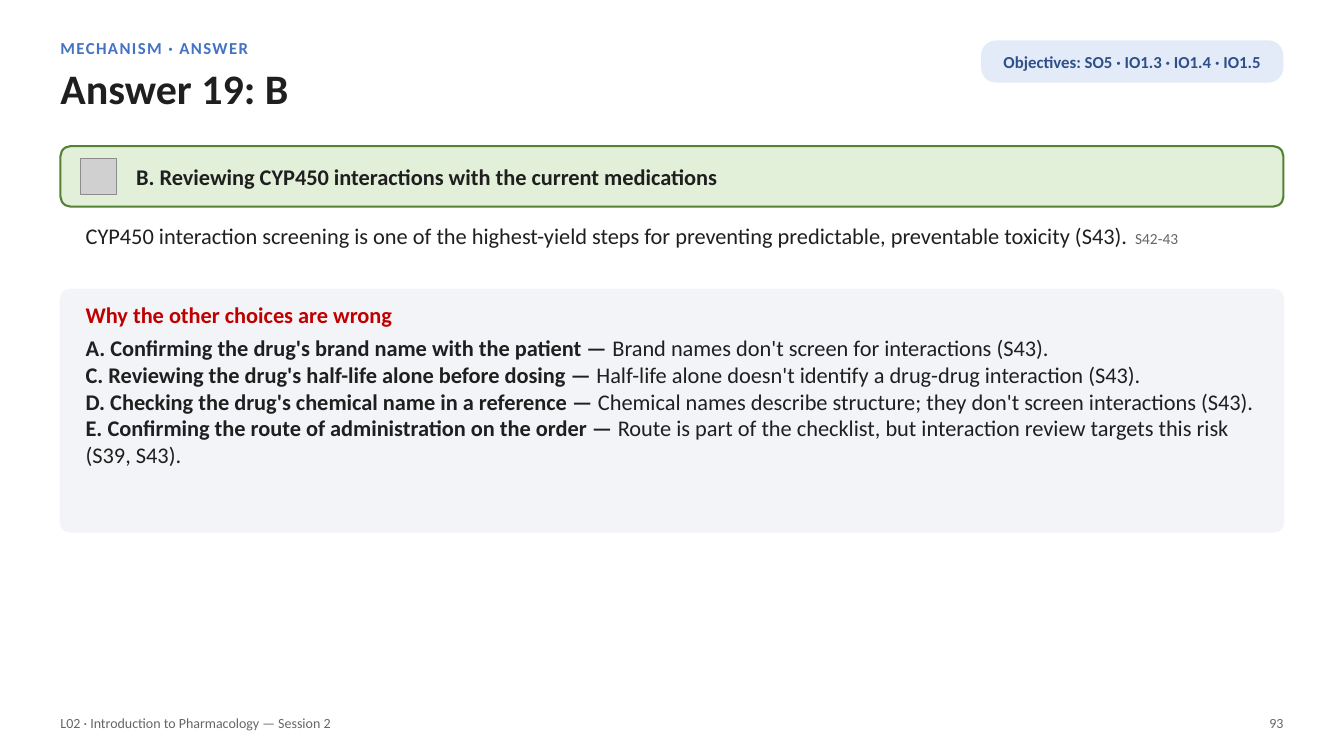
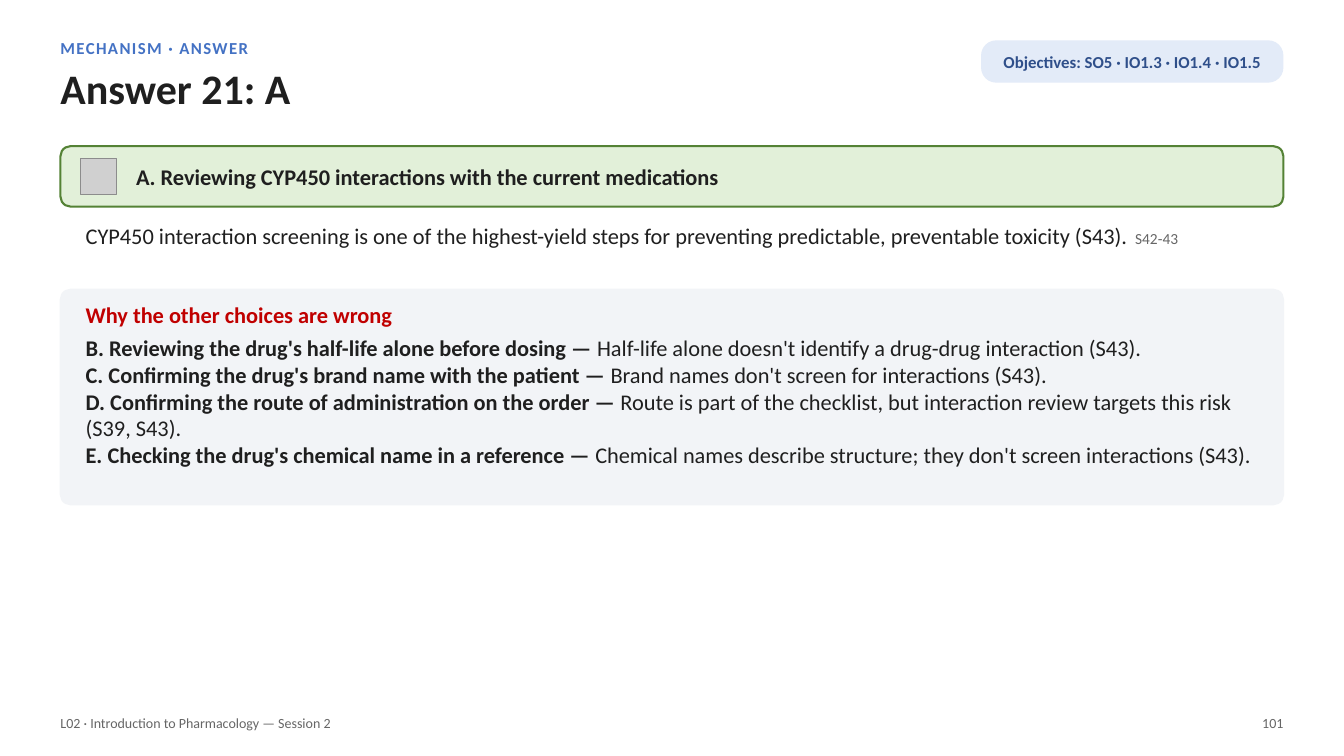
Before and after one commit to bishwokrit/DPAS-Pharm, a slide deck: slide 101 of docs/L02/L02_Unit_1_Introduction_to_Pharmacology_Session_2_study_deck.pptx (slide 93 before the commit). Drawn at 1344x756 pixels with LibreOffice and Linux fonts; fonts in the diff are those of the drawing; grey boxes stand for pictures. Boxes give left, top, right and bottom in pixels: in the first picture for what was removed or moved away, otherwise in the second. Text is boxed around its words. In the diff, an @@ line names an element or a change of style, - is before the commit and + after.

```diff
--- a/docs/L02/L02_Unit_1_Introduction_to_Pharmacology_Session_2_study_deck.pptx
+++ b/docs/L02/L02_Unit_1_Introduction_to_Pharmacology_Session_2_study_deck.pptx
@@ text at box(60, 76, 290, 105): text changed @@
-Answer 19: B
+Answer 21: A
@@ text at box(136, 169, 718, 189): text changed @@
-B. Reviewing CYP450 interactions with the current medications
+A. Reviewing CYP450 interactions with the current medications
@@ rounded rectangle: place and size @@
-rounded rectangle at box(60, 289, 1284, 532)
+rounded rectangle at box(60, 289, 1284, 505)
@@ rounded rectangle at box(60, 289, 1284, 505): proportions changed @@
@@ text at box(86, 340, 1250, 467): text changed @@
-A. Confirming the drug's brand name with the patient — Brand names don't screen for interactions (S43).
-C. Reviewing the drug's half-life alone before dosing — Half-life alone doesn't identify a drug-drug interaction (S43).
-D. Checking the drug's chemical name in a reference — Chemical names describe structure; they don't screen interactions (S43).
-E. Confirming the route of administration on the order — Route is part of the checklist, but interaction review targets this risk (S39, S43).
+B. Reviewing the drug's half-life alone before dosing — Half-life alone doesn't identify a drug-drug interaction (S43).
+C. Confirming the drug's brand name with the patient — Brand names don't screen for interactions (S43).
+D. Confirming the route of administration on the order — Route is part of the checklist, but interaction review targets this risk (S39, S43).
+E. Checking the drug's chemical name in a reference — Chemical names describe structure; they don't screen interactions (S43).
@@ text at box(1262, 719, 1283, 728): text changed @@
-93
+101
```
Also in this commit, not shown: 94 other slides changed, 8 slides added, 48 other files.
